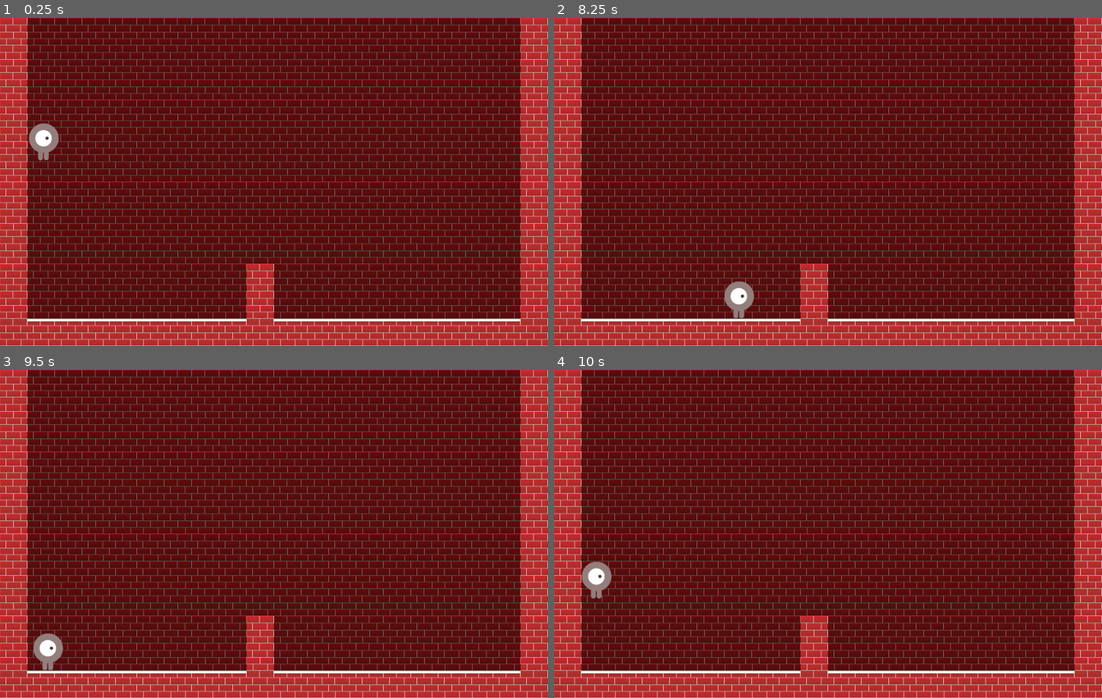
Above: before the commit, frames 1-4 (two rows, left to right).
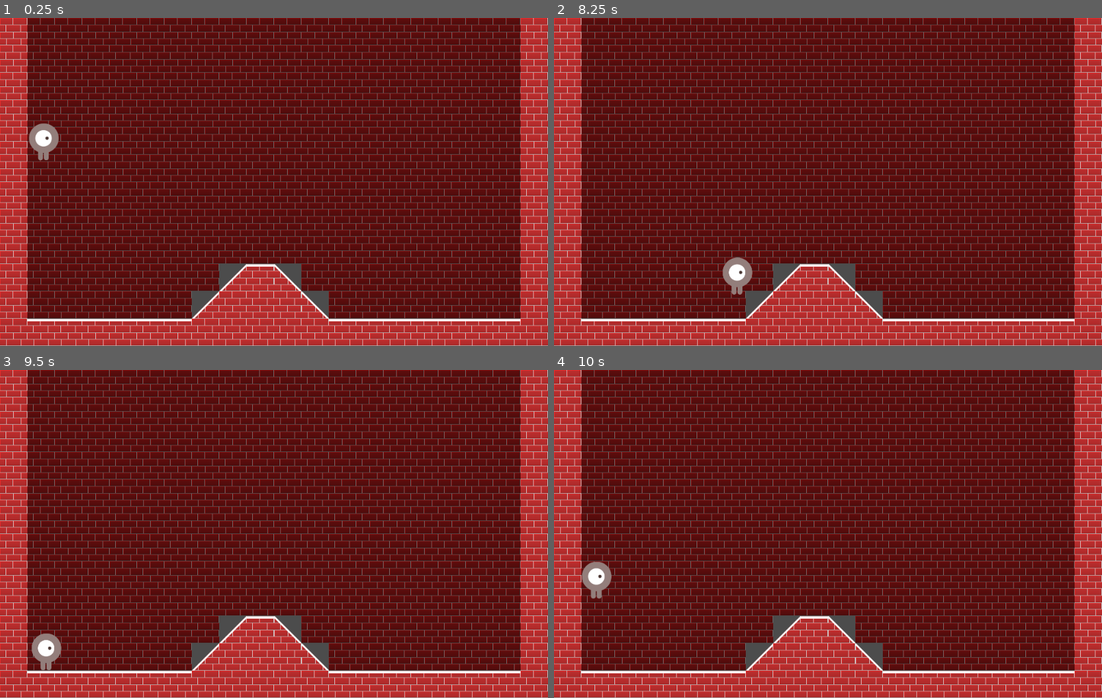
Above: after the commit, the same moments.

Repository: Ruefa/godot_test
Game: Godot game, scene res://Main.tscn
Two runs of this game, one before a commit and one after it. Both use one fixed random seed, a clock stepped at 60 frames per second and the inputs below.
Inputs:
- Up to frame 1 (0.25 s): no input
- Up to frame 2 (8.25 s): hold Right (ui_right) 0.53-1.28 s; hold Left (ui_left) 1.28-2.03 s; hold Right (ui_right) 2.03-2.78 s; hold Up (ui_up) 2.78-3.53 s; hold Left (ui_left) 3.53-5.78 s; tap Enter at 5 s; tap Space at 5.75 s; hold Right (ui_right) 5.78-6.53 s; hold Up (ui_up) 6.53-7.28 s; hold Right (ui_right) 7.28-8.03 s; hold Left (ui_left) from 8.03 s (still down)
- Up to frame 3 (9.5 s): keep holding Left (ui_left)
- Up to frame 4 (10 s): release Left (ui_left) at 9.53 s; hold Up (ui_up) from 9.53 s (still down)

The runs differ from the first frame. In frame 1, 2.7% of the frame differs, in the area x 35-60%, y 75-93%; in frame 2, 3.4%, in the area x 30-60%, y 72-93%; in frame 3, 2.8%; in frame 4, 2.7%.

Commit message:
changed map1

Diff:
--- a/Side Scroll/Map1.tscn
+++ b/Side Scroll/Map1.tscn
@@ -10,4 +10,4 @@
 collision_use_kinematic = true
 collision_friction = 0.0
 format = 1
-tile_data = PoolIntArray( 0, 0, 0, 1, 4, 0, 2, 4, 0, 3, 4, 0 …(2456 unchanged characters)…  0, 589830, 4, 0, 589831, 4, 0, 589832, 4, 0, 589833, 0, 0, 589834, 4, 0, 589835, 4, 0, 589836, 4, 0, 589837, 4, 0, 589838, 4, 0, 589839, 4, 0, 589840, 4, 0, 589841, 4, 0, 589842, 4, 0, 589843, 0, 0, 655360, 0, 0, 655361, 4, 0, 655362, 4, 0, 655363, 4, 0, 655364, 4, 0, 655365, 4, 0, 655366, 4, 0, 655367, 4, 0, 655368, 4, 0, 655369, 0, 0, 655370, 4, 0, 655371, 4, 0, 655372, 4, 0, 655373, 4, 0, 655374, 4, 0, 655375, 4, 0, 655376, 4, 0, 655377, 4, 0, 655378, 4, 0, 655379, 0, 0, 720896, 0, 0, 720897, 1, 0, 720898, 1, 0, 720899, 1, 0, 720900, 1, 0, 720901, 1, 0, 720902, 1, 0, 720903, 1, 0, 720904, 1, 0, 720905, 0, 0, 720906, 1, 0, 720907, 1, 0, 720908, 1, 0, 720909, 1, 0, 720910, …(77 unchanged characters)…
+tile_data = PoolIntArray( 0, 0, 0, 1, 4, 0, 2, 4, 0, 3, 4, 0 …(2456 unchanged characters)…  0, 589830, 4, 0, 589831, 4, 0, 589832, 2, 0, 589833, 1, 0, 589834, 3, 0, 589835, 4, 0, 589836, 4, 0, 589837, 4, 0, 589838, 4, 0, 589839, 4, 0, 589840, 4, 0, 589841, 4, 0, 589842, 4, 0, 589843, 0, 0, 655360, 0, 0, 655361, 4, 0, 655362, 4, 0, 655363, 4, 0, 655364, 4, 0, 655365, 4, 0, 655366, 4, 0, 655367, 2, 0, 655368, 0, 0, 655369, 0, 0, 655370, 0, 0, 655371, 3, 0, 655372, 4, 0, 655373, 4, 0, 655374, 4, 0, 655375, 4, 0, 655376, 4, 0, 655377, 4, 0, 655378, 4, 0, 655379, 0, 0, 720896, 0, 0, 720897, 1, 0, 720898, 1, 0, 720899, 1, 0, 720900, 1, 0, 720901, 1, 0, 720902, 1, 0, 720903, 0, 0, 720904, 0, 0, 720905, 0, 0, 720906, 0, 0, 720907, 0, 0, 720908, 1, 0, 720909, 1, 0, 720910, …(77 unchanged characters)…
